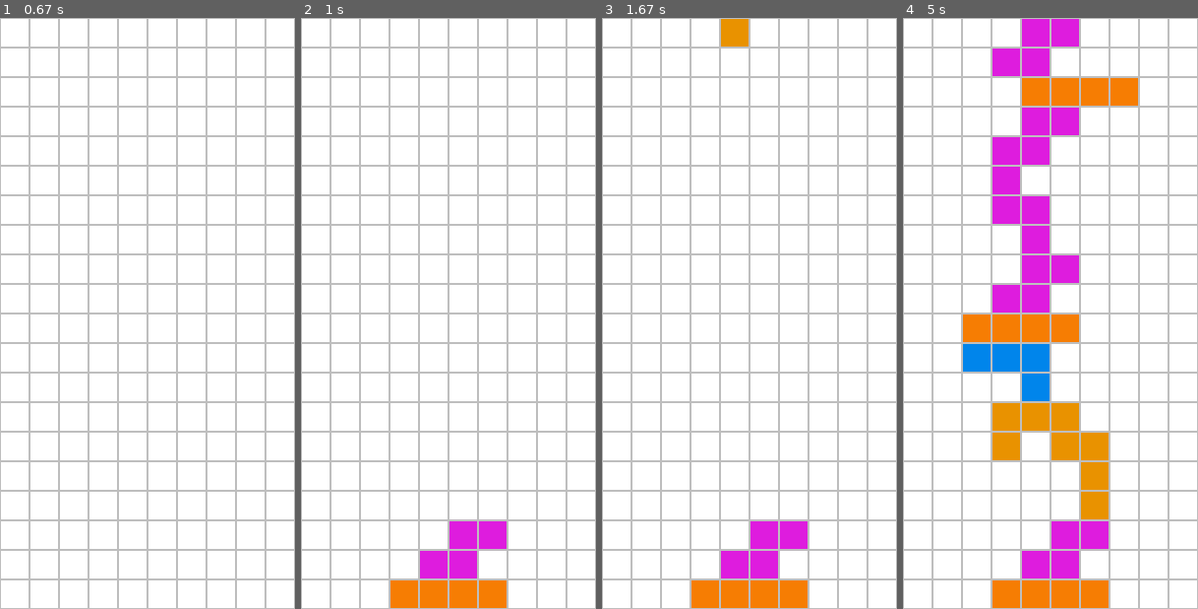
Above: before the commit, frames 1-4 (left to right).
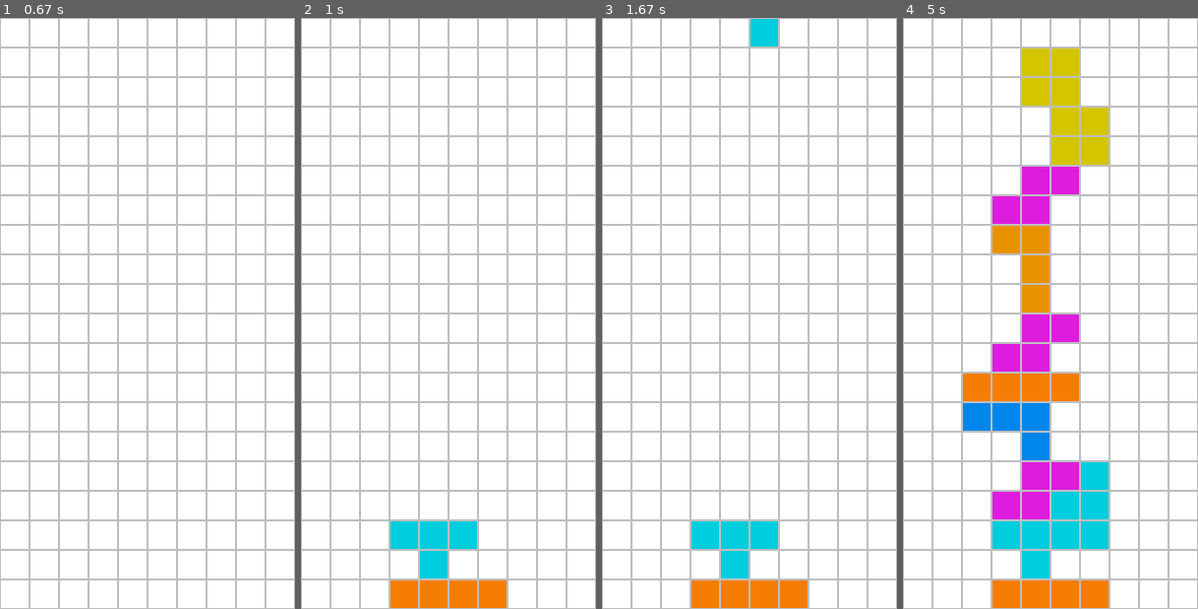
Above: after the commit, the same moments.

Repository: bigbugboy/pygames
Game: pygame game, started from Tetris/main.py
Two runs of this game, one before a commit and one after it. Both use one fixed random seed, a clock stepped at 60 frames per second and the inputs below.
Inputs:
- Up to frame 1 (0.67 s): hold Space from 0.33 s (still down); hold Right from 0.33 s (still down)
- Up to frame 2 (1 s): release Space at 0.8 s; release Right at 0.8 s; tap Space at 0.83 s
- Up to frame 3 (1.67 s): hold Right 1.17-1.63 s
- Up to frame 4 (5 s): hold Up 1.67-1.97 s; hold Right 2-2.47 s; hold Left 2.5-3.03 s; tap Space at 2.57, 2.87, 3.13, 3.43, 3.57, 3.97, 4.27, 4.63, 4.93 s; hold Left 3.07-3.47 s; hold Up 3.5-3.87 s; hold Right 3.9-4.53 s; hold Left from 4.57 s (still down)

Frame 1 is identical in both runs. In frame 2, 2.6% of the frame differs, in the area x 30-70%, y 85-95%; in frame 3, 3.5%; in frame 4, 25%, in the area x 20-80%, y 0-95%.

Commit message:
add game over logic

Diff:
--- a/Tetris/main.py
+++ b/Tetris/main.py
@@ -126,6 +126,8 @@
                     pygame.draw.rect(screen, COLORS[shape_type], rect, 0)
 
     def draw_block(self):
+        if self.block is None:
+            return
         for row in range(4):
             for col in range(4):
                 index = row * 4 + col
@@ -141,8 +143,6 @@
         self.block = shape(-3, 3)       # 屏幕上方生成
 
     def go_down(self):
-        if self.state != 'running':
-            return
         if self.block is None:
             return
         self.block.row_in_grids += 1
@@ -177,30 +177,44 @@
                 if index in self.block.block:
                     row_in_grids = row + self.block.row_in_grids
                     col_in_grids = col + self.block.col_in_grids
+                    if row_in_grids < 0:
+                        continue
                     self.grids[row_in_grids][col_in_grids] = self.block.TYPE
-        self.clear_rows()
-        self.generate_shape()
-        if self.is_intersected():
-            self.state = 'game-over'        # todo:结束逻辑有bug
+        self.block = None
 
     def rotate(self):
+        if self.block is None:
+            return
         old_rotation = self.block.rotation
         self.block.rotate()
         if self.is_intersected():
             self.block.rotation = old_rotation
 
     def go_side(self, dx):
+        if self.block is None:
+            return
         self.block.col_in_grids += dx
         if self.is_intersected():
             self.block.col_in_grids -= dx
 
     def go_space(self):
+        if self.block is None:
+            return
         while not self.is_intersected():
             self.block.row_in_grids += 1
         self.block.row_in_grids -= 1
         self.freeze()
 
     def clear_rows(self):
+        pass
+
+    def update_state(self):
+        # 结束判断的条件: 产生方块的中间区域首是否被占了
+        if self.grids[0][4] != '' or self.grids[0][5] != '':
+            self.state = 'over'
+            self.block = None
+
+    def draw_game_over(self):
         pass
 
 
@@ -223,22 +237,27 @@
             sys.exit()
         if event.type == GO_DOWN:
             game.go_down()
-        if event.type == pygame.KEYUP and event.key == pygame.K_UP:
-            game.rotate()
-        if event.type == pygame.KEYUP and event.key == pygame.K_LEFT:
-            game.go_side(-1)
-        if event.type == pygame.KEYUP and event.key == pygame.K_RIGHT:
-            game.go_side(1)
-        if event.type == pygame.KEYUP and event.key == pygame.K_SPACE:
-            game.go_space()
+        if event.type == pygame.KEYUP:
+            if event.key == pygame.K_UP:
+                game.rotate()
+            if event.key == pygame.K_LEFT:
+                game.go_side(-1)
+            if event.key == pygame.K_RIGHT:
+                game.go_side(1)
+            if event.key == pygame.K_SPACE:
+                game.go_space()
 
     # 游戏逻辑
     if game.state == 'running' and game.block is None:
         game.generate_shape()
+    game.clear_rows()
+    game.update_state()
 
     # 画图
     screen.fill('white')
     game.draw_grids()
     game.draw_block()
+    if game.state == 'over':
+        game.draw_game_over()
     pygame.display.flip()
     clock.tick(fps)
